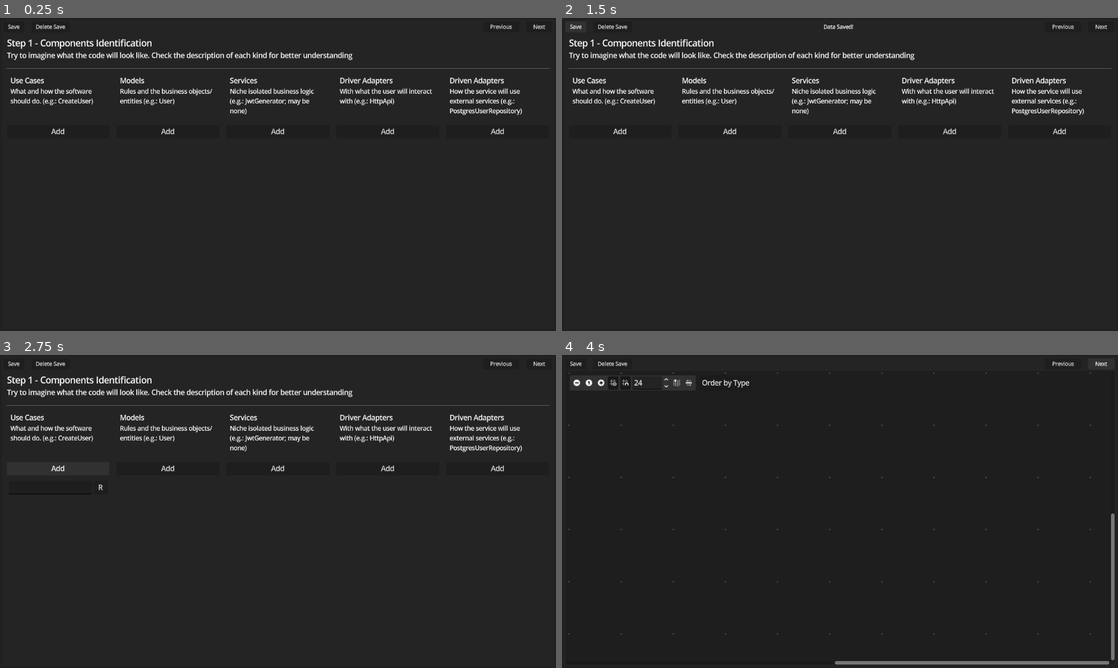
Above: before the commit, frames 1-4 (two rows, left to right).
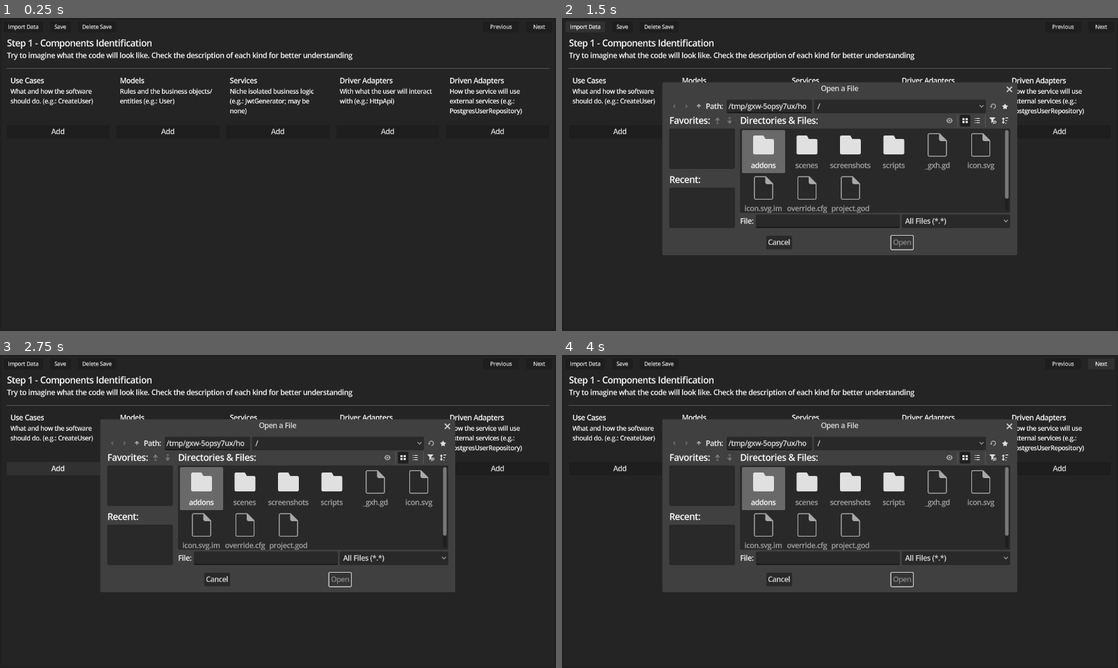
Above: after the commit, the same moments.

Repository: neoRandom/architecture-scaffolding
Game: Godot game, scene res://scenes/main.tscn
The game is run twice, just before and just after one commit, with the same random seed, the same clock (stepped at 60 frames per second) and the same inputs.
Inputs (mouse positions are in pixels of both pictures, inside the frame that each line leads up to):
- Up to frame 1 (0.25 s): no input
- Up to frame 2 (1.5 s): click "Save" at 0.5 s; click (584, 27) at 1.25 s, where only the run after the commit has a clickable "Import Data"
- Up to frame 3 (2.75 s): click "Add" at 2 s
- Up to frame 4 (4 s): click (662, 486) at 2.75 s, where only the run before the commit has a clickable "R"; click "Next" at 3.5 s

The runs differ from the first frame. In frame 1, 0.1% of the frame differs, in the area x 1-21%, y 2-4%; in frame 2, 18%; in frame 3, 18%; in frame 4, 21%, in the area x 1-100%, y 2-99%.

Commit message:
feat: import/load save file

Diff:
--- /dev/null
+++ b/scenes/components/app_file_dialog.tscn
@@ -0,0 +1,10 @@
+[gd_scene format=3 uid="uid://msbu8a15d1gm"]
+
+[node name="FileDialog" type="FileDialog" unique_id=273210495]
+oversampling_override = 1.0
+title = "Open a File"
+initial_position = 2
+size = Vector2i(801, 360)
+visible = true
+file_mode = 0
+access = 2
--- a/scenes/components/step_1.tscn
+++ b/scenes/components/step_1.tscn
@@ -64,12 +64,12 @@
 [node name="VBoxContainer" type="VBoxContainer" parent="MarginContainer/VBoxContainer" unique_id=1286815203]
 layout_mode = 2
 
-[node name="Label" type="Label" parent="MarginContainer/VBoxContainer/VBoxContainer" unique_id=991672272]
+[node name="TitleLabel" type="Label" parent="MarginContainer/VBoxContainer/VBoxContainer" unique_id=991672272]
 layout_mode = 2
 theme_override_font_sizes/font_size = 20
 text = "Step 1 - Components Identification"
 
-[node name="Label2" type="Label" parent="MarginContainer/VBoxContainer/VBoxContainer" unique_id=813899669]
+[node name="SubtitleLabel" type="Label" parent="MarginContainer/VBoxContainer/VBoxContainer" unique_id=813899669]
 layout_mode = 2
 text = "Try to imagine what the code will look like. Check the description of each kind for better understanding"
 
--- a/scenes/main.gd
+++ b/scenes/main.gd
@@ -7,6 +7,7 @@
 	_move_to_current_step()
 	Command.next_step_required.connect(_handle_next_step_required)
 	DataStore.data_deleted.connect(_move_to_current_step)
+	DataStore.data_loaded.connect(_move_to_current_step)
 
 func _handle_next_step_required(reverse: bool) -> void:
 	var new_current_step := DataStore.data.current_step
--- a/scenes/scaffold.gd
+++ b/scenes/scaffold.gd
@@ -3,6 +3,8 @@
 
 @onready var saved_label: Label = %SavedLabel
 @onready var delete_confirmation_pop_up_container: CenterContainer = %DeleteConfirmationPopUpContainer
+
+const APP_FILE_DIALOG := preload("uid://msbu8a15d1gm")
 
 func _ready() -> void:
 	delete_confirmation_pop_up_container.visible = false
@@ -35,3 +37,15 @@
 
 func _on_cancel_delete_button_pressed() -> void:
 	delete_confirmation_pop_up_container.visible = false
+
+
+
+func _on_import_button_pressed() -> void:
+	var file_dialog: FileDialog = APP_FILE_DIALOG.instantiate()
+	get_tree().current_scene.add_child(file_dialog)
+
+	file_dialog.file_selected.connect(
+		func(path: String) -> void:
+			DataStore.load_save(path)
+			file_dialog.queue_free()
+	)
--- a/scenes/scaffold.tscn
+++ b/scenes/scaffold.tscn
@@ -59,6 +59,11 @@
 layout_mode = 2
 theme_override_constants/separation = 16
 
+[node name="ImportButton" type="Button" parent="MarginContainer/PanelContainer/VBoxContainer/MarginContainer2/HBoxContainer" unique_id=1263371669]
+layout_mode = 2
+theme_override_font_sizes/font_size = 12
+text = "  Import Data  "
+
 [node name="SaveButton" type="Button" parent="MarginContainer/PanelContainer/VBoxContainer/MarginContainer2/HBoxContainer" unique_id=158302800]
 layout_mode = 2
 size_flags_horizontal = 0
@@ -76,6 +81,7 @@
 
 [node name="SavedLabel" type="Label" parent="MarginContainer/PanelContainer/VBoxContainer/MarginContainer2/HBoxContainer" unique_id=2109084000]
 unique_name_in_owner = true
+visible = false
 layout_mode = 2
 theme_override_font_sizes/font_size = 12
 text = "Data Saved!"
@@ -149,6 +155,7 @@
 layout_mode = 2
 text = "   Cancel   "
 
+[connection signal="pressed" from="MarginContainer/PanelContainer/VBoxContainer/MarginContainer2/HBoxContainer/ImportButton" to="." method="_on_import_button_pressed"]
 [connection signal="pressed" from="MarginContainer/PanelContainer/VBoxContainer/MarginContainer2/HBoxContainer/SaveButton" to="." method="_on_save_button_pressed"]
 [connection signal="pressed" from="MarginContainer/PanelContainer/VBoxContainer/MarginContainer2/HBoxContainer/DeleteSaveButton" to="." method="_on_delete_save_button_pressed"]
 [connection signal="pressed" from="MarginContainer/PanelContainer/VBoxContainer/MarginContainer2/HBoxContainer/PreviousButton" to="." method="_on_previous_button_pressed"]
--- a/scripts/autoloads/data_store.gd
+++ b/scripts/autoloads/data_store.gd
@@ -2,6 +2,7 @@
 
 signal data_deleted
 signal data_saved
+signal data_loaded
 
 const DATA_FILE_PATH := "user://data.save"
 const AUTOSAVE_COOLDOWN := 30
@@ -104,6 +105,13 @@
 		return component.id
 
 	func remove_component(id: int) -> void:
+		var component_connections := connections.filter(
+			func(connection) -> bool:
+				return connection.from_id == id or connection.to_id == id
+		)
+		for connection in component_connections:
+			remove_connection(connection.id)
+
 		var idx := components.find_custom(
 			func(component: Component):
 				return component.id == id
@@ -145,13 +153,14 @@
 
 var autosave_timer := Timer.new()
 var data: Data
-var is_saving: bool = false
+var can_save: bool = false
 
 func _ready() -> void:
 	bootstrap()
 	set_timer()
 
 func bootstrap() -> void:
+	can_save = false
 	data = Data.new()
 
 	if not FileAccess.file_exists(DATA_FILE_PATH):
@@ -176,6 +185,8 @@
 	for saved_connection in saved_connections:
 		data.connections.append(Connection.from_dict(saved_connection))
 
+	can_save = true
+
 func set_timer() -> void:
 	autosave_timer.wait_time = AUTOSAVE_COOLDOWN
 	autosave_timer.one_shot = false
@@ -185,9 +196,9 @@
 	get_tree().current_scene.add_child(autosave_timer)
 
 func save_data() -> void:
-	if is_saving == true or data == null:
-		return
-	is_saving = true
+	if can_save == false or data == null:
+		return
+	can_save = false
 	print("SAVING DATA...")
 
 	var data_file := FileAccess.open(DATA_FILE_PATH, FileAccess.WRITE)
@@ -209,7 +220,7 @@
 	print(JSON.stringify(temp_save_data, "\t"))
 	data_file.store_line(JSON.stringify(temp_save_data))
 
-	is_saving = false
+	can_save = true
 	autosave_timer.wait_time = AUTOSAVE_COOLDOWN
 	data_saved.emit()
 	print("DATA SAVED")
@@ -227,3 +238,26 @@
 	data = Data.new()
 	data_deleted.emit()
 	print("DATA FILE DELETED")
+
+func load_save(source_path: String) -> void:
+	can_save = false
+
+	if not FileAccess.file_exists(source_path):
+		print("Error: Source file does not exist at " + source_path)
+		return
+
+	# Open directory access
+	var dir = DirAccess.open("res://") # Base directory context
+	if dir:
+		var error = dir.copy(source_path, DATA_FILE_PATH)
+
+		if error == OK:
+			print("Save File loaded successfully")
+			bootstrap()
+			data_loaded.emit()
+		else:
+			print("Failed to load file. Error code: ", error)
+	else:
+		print("Failed to access the directory system.")
+
+	can_save = true
